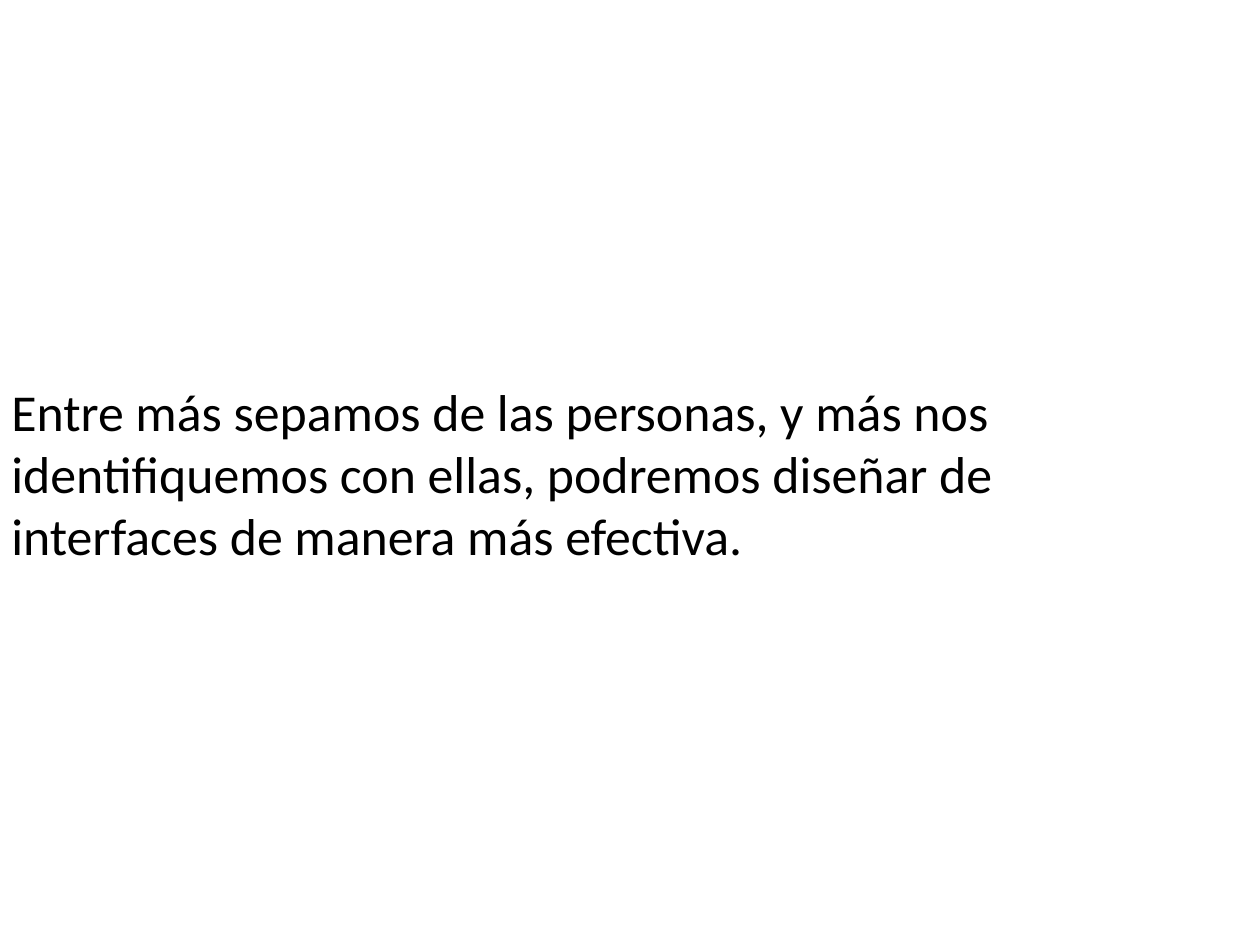
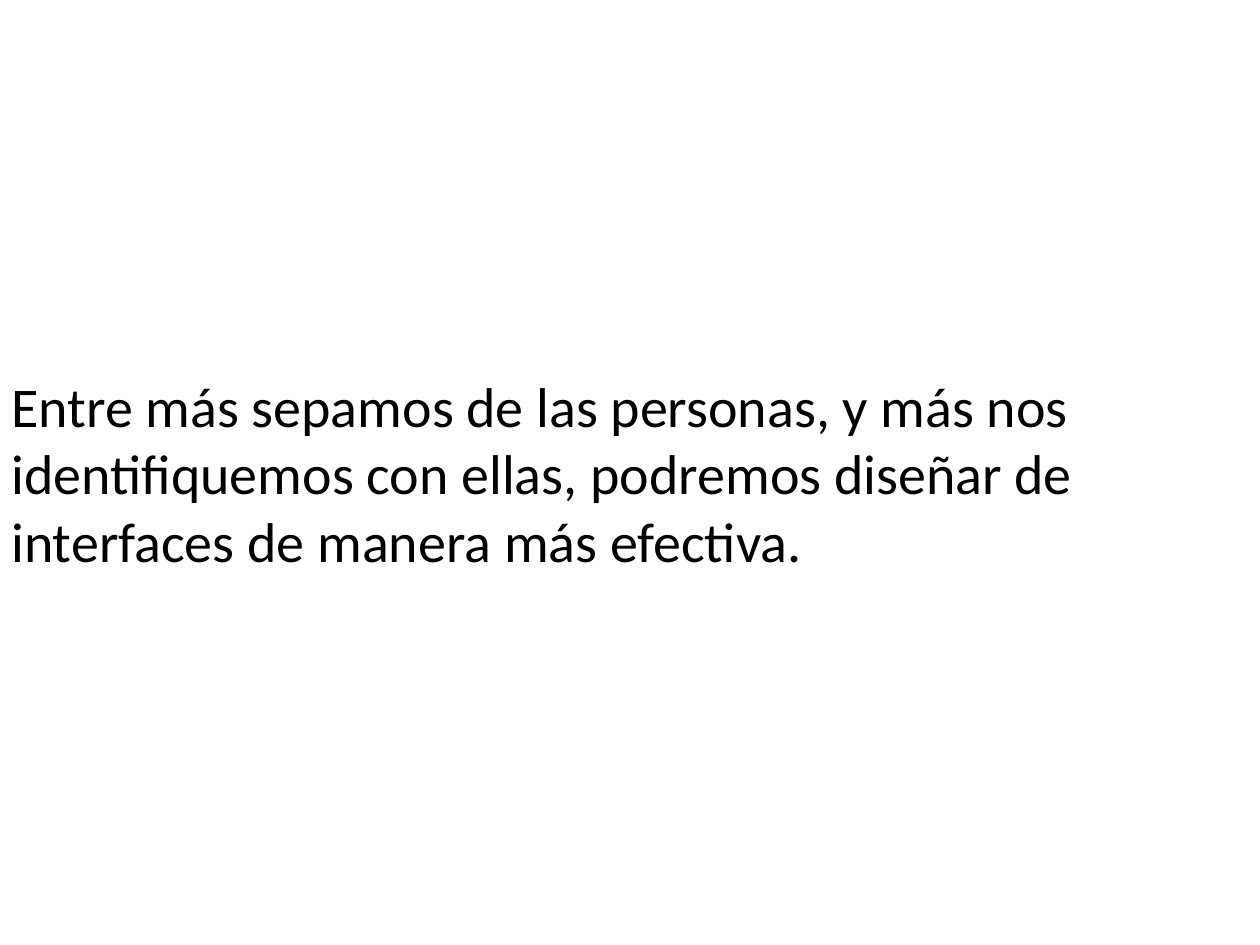
Before and after one commit to holtlanf999/designing-interfaces, a slide deck: slide 4 of UI to User.pptx. Drawn at 1260x945 pixels with LibreOffice and Linux fonts; fonts in the diff are those of the drawing. Boxes give left, top, right and bottom in pixels: in the first picture for what was removed or moved away, otherwise in the second. Text is boxed around its words. In the diff, an @@ line names an element or a change of style, - is before the commit and + after.

Commit message:
Agregado resumen de la pagina 4 a la 6

```diff
--- a/UI to User.pptx
+++ b/UI to User.pptx
@@ text "Entre más sepamos de las ...": place and size @@
-text "Entre más sepamos de las ..." at bbox=[11, 395, 992, 556]
+text "Entre más sepamos de las ..." at bbox=[11, 388, 1071, 563]
@@ text "Entre más sepamos de las ..." at bbox=[11, 388, 1071, 563]: size 29.6 to 32 pt @@
```
Also in this commit, not shown: 9 other slides changed, 11 slides added, 7 slides removed.
